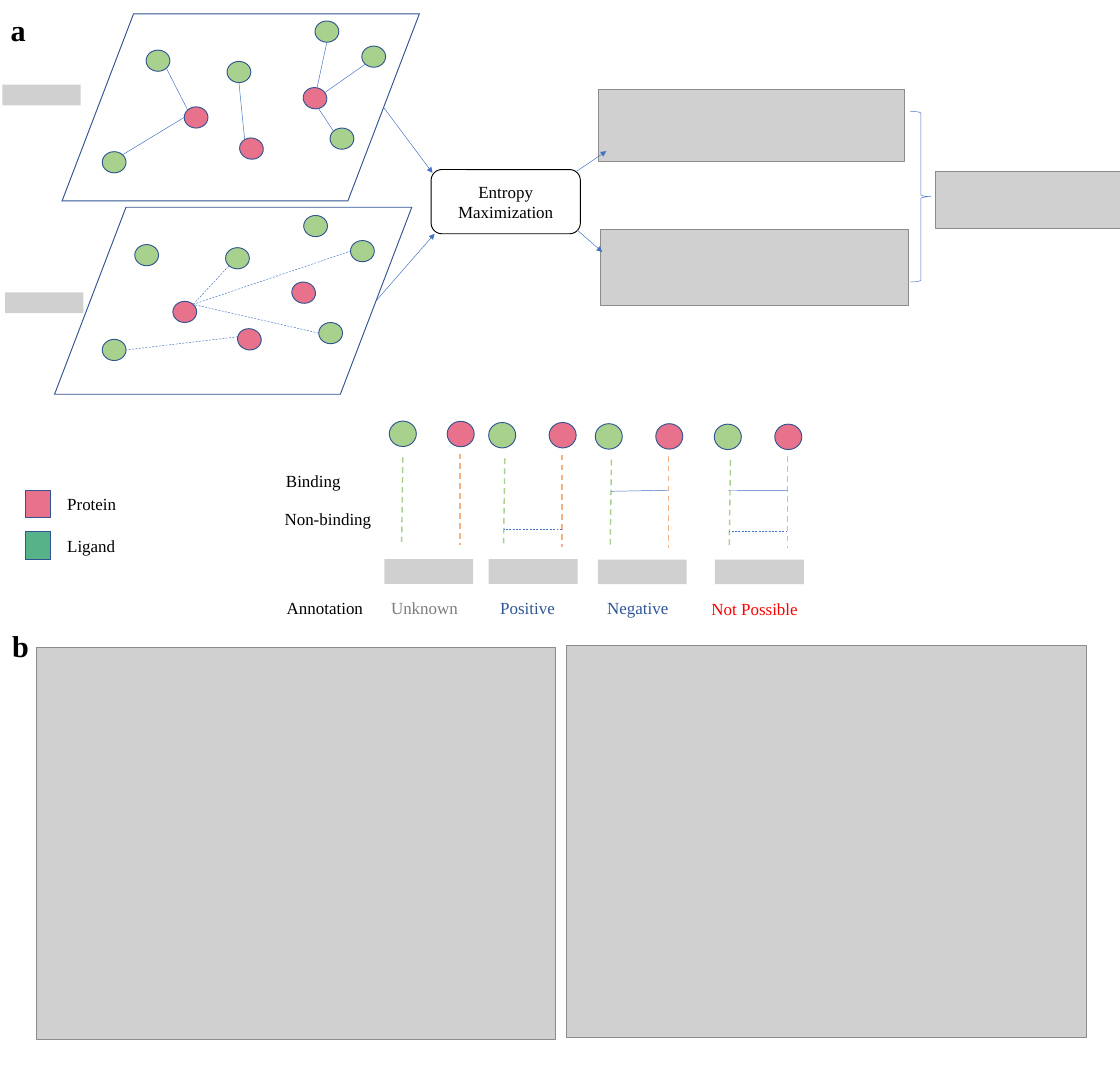
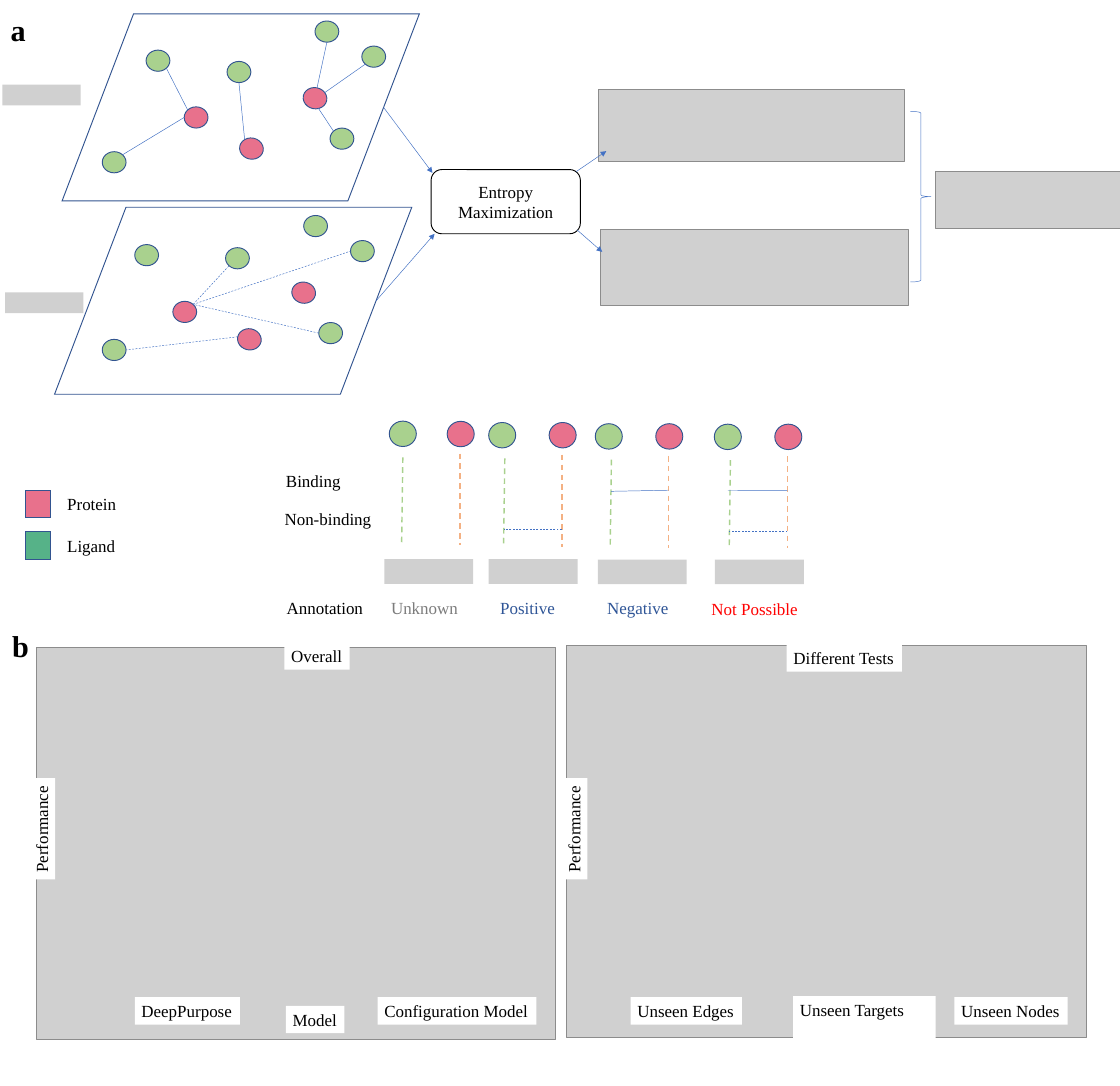
Before and after one commit to Barabasi-Lab/AI-Bind, a slide deck: slide 1 of Images/fig1b.pptx. Drawn at 1120x1086 pixels with LibreOffice and Linux fonts; fonts in the diff are those of the drawing; grey boxes stand for pictures. Boxes give left, top, right and bottom in pixels: in the first picture for what was removed or moved away, otherwise in the second. Text is boxed around its words. In the diff, an @@ line names an element or a change of style, - is before the commit and + after.

```diff
--- a/Images/fig1b.pptx
+++ b/Images/fig1b.pptx
@@ rectangle added at (x1=284, y1=642, x2=350, y2=669), fill #FFFFFF, 18 pt, text #000000 @@
+Overall
@@ rectangle added at (x1=787, y1=644, x2=902, y2=671), fill #FFFFFF, 18 pt, text #000000 @@
+Different Tests
@@ rectangle added at (x1=28, y1=778, x2=55, y2=879), fill #FFFFFF, 18 pt, text #000000 @@
+Performance
@@ rectangle added at (x1=560, y1=778, x2=587, y2=879), fill #FFFFFF, 18 pt, text #000000 @@
+Performance
@@ rectangle added at (x1=135, y1=997, x2=240, y2=1024), fill #FFFFFF, 18 pt, text #000000 @@
+DeepPurpose
@@ rectangle added at (x1=286, y1=1006, x2=344, y2=1033), fill #FFFFFF, 18 pt, text #000000 @@
+Model
@@ rectangle added at (x1=377, y1=997, x2=536, y2=1024), fill #FFFFFF, 18 pt, text #000000 @@
+Configuration Model
@@ rectangle added at (x1=631, y1=997, x2=742, y2=1024), fill #FFFFFF, 18 pt, text #000000 @@
+Unseen Edges
@@ rectangle added at (x1=793, y1=996, x2=935, y2=1045), fill #FFFFFF, 18 pt, text #000000 @@
+Unseen Targets
@@ rectangle added at (x1=954, y1=997, x2=1068, y2=1024), fill #FFFFFF, 18 pt, text #000000 @@
+Unseen Nodes
```
Also in this commit, not shown: 15 other files.
